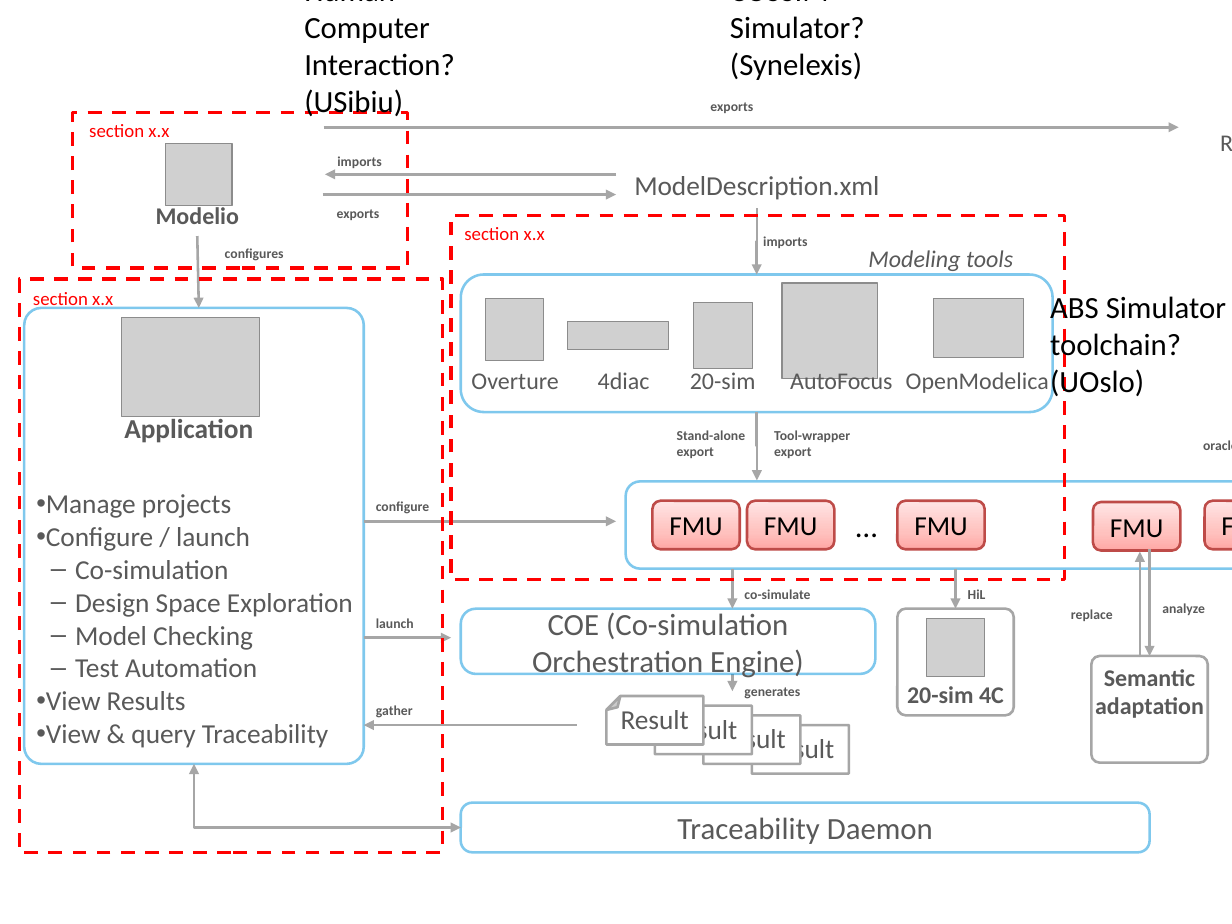
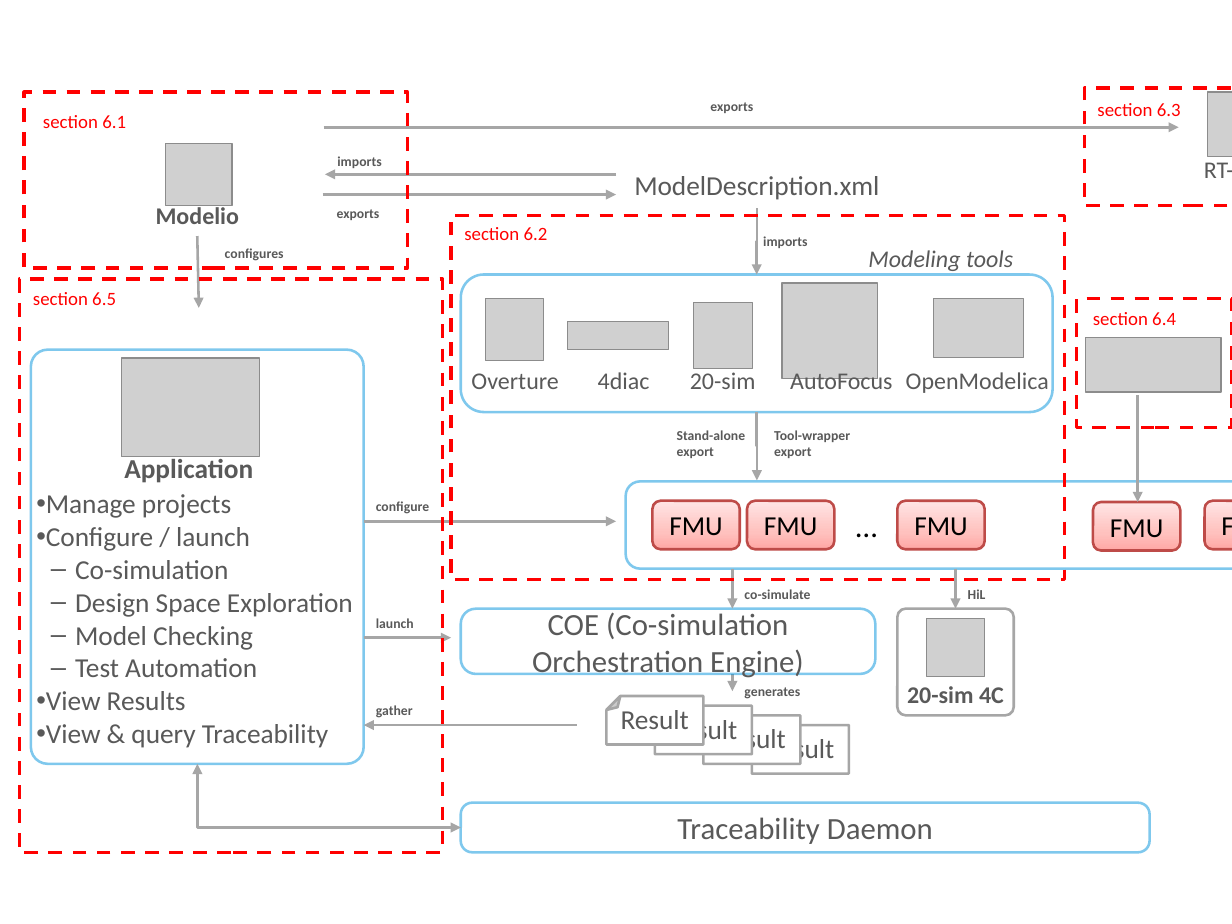
Before and after one commit to INTO-CPS-Association/Documentation, a slide deck: slide 1 of figures/fig_toolchain.pptx. Drawn at 1232x924 pixels with LibreOffice and Linux fonts; fonts in the diff are those of the drawing; grey boxes stand for pictures; background and template pictures are left out. Boxes give left, top, right and bottom in pixels: in the first picture for what was removed or moved away, otherwise in the second. Text is boxed around its words. In the diff, an @@ line names an element or a change of style, - is before the commit and + after.

```diff
--- a/figures/fig_toolchain.pptx
+++ b/figures/fig_toolchain.pptx
@@ text removed at box(304, 0, 455, 116) @@
-Human Computer Interaction? (USibiu)
@@ text removed at box(730, 0, 865, 80) @@
-COSSIM Simulator? (Synelexis)
@@ rectangle added at box(1084, 87, 1232, 205), outline #FF0000 2 pt dashed @@
@@ rectangle: place and size @@
-rectangle at box(73, 113, 408, 269)
+rectangle at box(25, 92, 408, 269)
@@ text at box(43, 115, 126, 128): text changed @@
-section x.x
+section 6.1
@@ text added at box(1097, 103, 1181, 116), 11 pt, text #FF0000 @@
+section 6.3
@@ picture added at box(1207, 92, 1232, 156) @@
@@ text "RT-Tester" rewrapped from box(1205, 121, 1232, 163) to box(1204, 162, 1232, 178) @@
@@ text at box(464, 227, 548, 240): text changed @@
-section x.x
+section 6.2
@@ text at box(33, 292, 116, 305): text changed @@
-section x.x
+section 6.5
@@ text removed at box(1050, 292, 1226, 400) @@
-ABS Simulator toolchain? (UOslo)
@@ rectangle added at box(1077, 298, 1232, 428), outline #FF0000 2 pt dashed @@
@@ text added at box(1093, 312, 1176, 325), 11 pt, text #FF0000 @@
+section 6.4
@@ rounded rectangle: place and size @@
-rounded rectangle at box(25, 308, 365, 764)
+rounded rectangle at box(31, 350, 363, 764)
@@ picture: place and size @@
-picture at box(121, 318, 259, 416)
+picture at box(121, 359, 259, 457)
@@ picture added at box(1085, 338, 1221, 392) @@
@@ arrow moved from (1149, 549) - (1149, 655) to (1137, 395) - (1137, 503) @@
@@ text "Application": place and size @@
-text "Application" at box(124, 415, 253, 443)
+text "Application" at box(124, 456, 253, 483)
@@ text removed at box(1203, 440, 1232, 450) @@
-oracle
@@ arrow removed from (1140, 657) to (1140, 552) @@
@@ text removed at box(1071, 609, 1113, 621) @@
-replace
@@ text removed at box(1162, 603, 1205, 615) @@
-analyze
@@ rounded rectangle removed at box(1092, 655, 1207, 763) @@
-v
@@ text removed at box(1095, 669, 1204, 718) @@
-Semantic adaptation
@@ elbow double arrow moved from (193, 764) - (461, 828) to (197, 764) - (461, 828) @@
```
Also in this commit, not shown: 2 other files.
